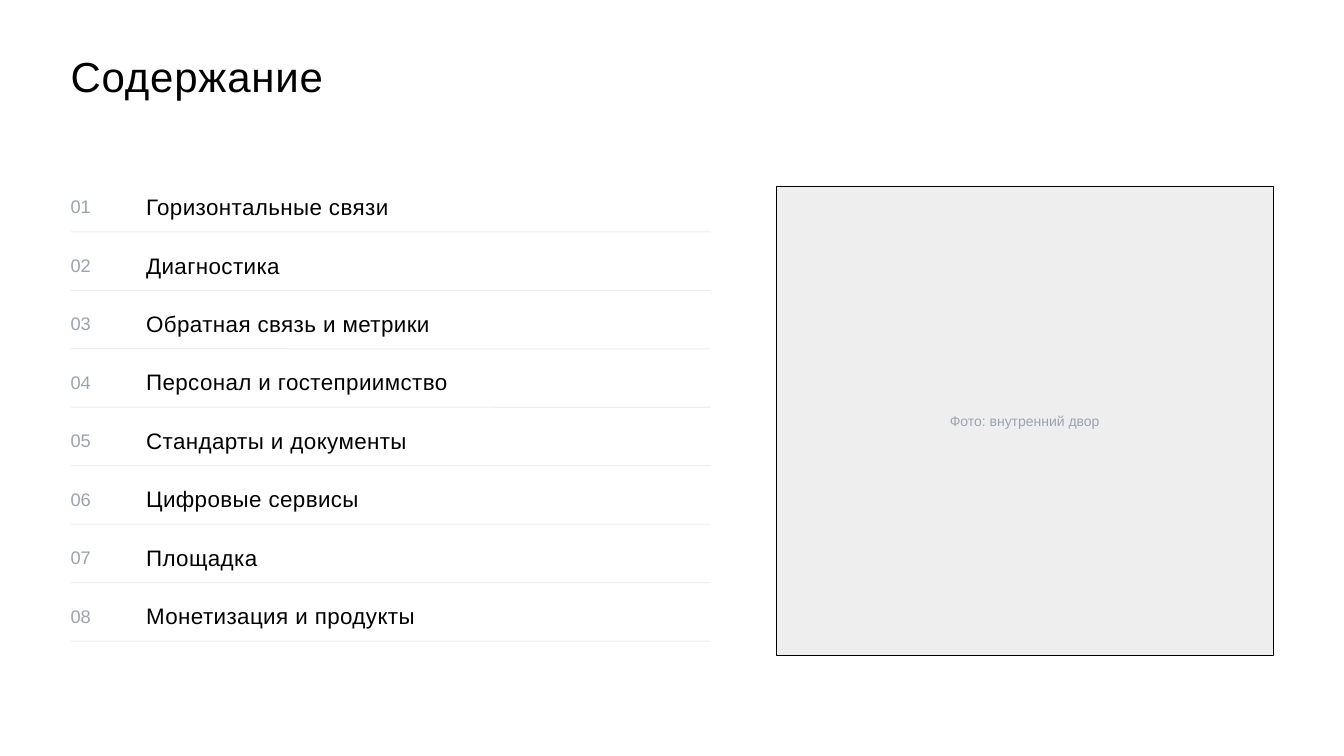
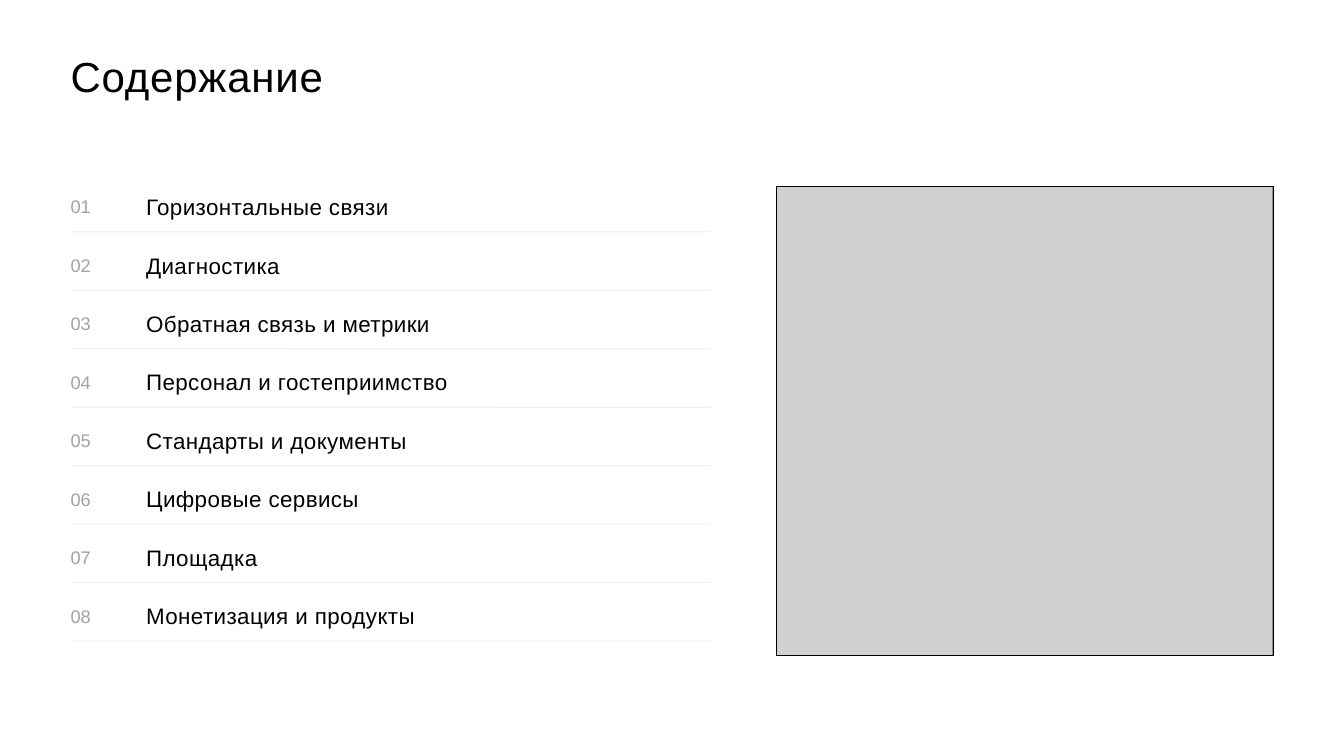
Before and after one commit to skrasin/ges-2, a slide deck: slide 3 of docs/strategy/ges2-service-cx-proposal.pptx. Drawn at 1344x756 pixels with LibreOffice and Linux fonts; fonts in the diff are those of the drawing; grey boxes stand for pictures. Boxes give left, top, right and bottom in pixels: in the first picture for what was removed or moved away, otherwise in the second. Text is boxed around its words. In the diff, an @@ line names an element or a change of style, - is before the commit and + after.

```diff
--- a/docs/strategy/ges2-service-cx-proposal.pptx
+++ b/docs/strategy/ges2-service-cx-proposal.pptx
@@ rectangle at (776,187,1273,655): fill #EEEEEE to none @@
@@ picture added at (776,187,1273,655) @@
@@ text removed at (950,416,1100,429) @@
-Фото: внутренний двор
```
Also in this commit, not shown: 6 other slides changed, 9 other files.
